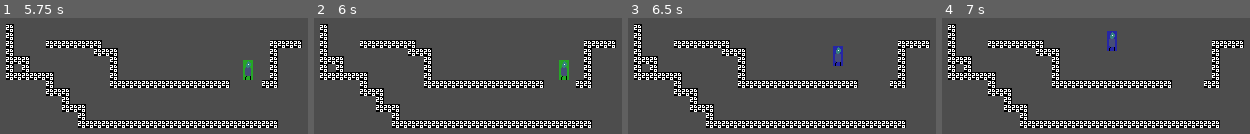
Above: before the commit, frames 1-4 (left to right).
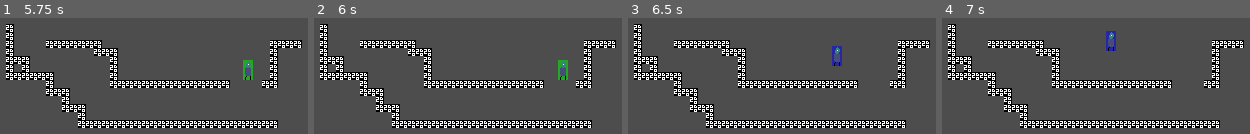
Above: after the commit, the same moments.

Repository: ehj37/Godot-Wild-Jam-90
Game: Godot game, scene res://scenes/main.tscn
Two runs of this game, one before a commit and one after it. Both use one fixed random seed, a clock stepped at 60 frames per second and the inputs below.
Inputs:
- Up to frame 1 (5.75 s): hold D (move_right) 0.53-2.03 s; tap Space (jump) at 0.77, 1.52, 3.02, 3.77, 4.52 s; hold A (move_left) 2.03-2.78 s; hold D (move_right) 2.78-4.28 s; hold A (move_left) 4.28-5.03 s; hold D (move_right) from 5.03 s (still down)
- Up to frame 2 (6 s): release D (move_right) at 5.78 s; hold A (move_left) from 5.78 s (still down)
- Up to frame 3 (6.5 s): keep holding A (move_left); tap Space (jump) at 6.02 s
- Up to frame 4 (7 s): keep holding A (move_left); tap Space (jump) at 6.77 s

Frame 1 is identical in both runs. In frame 2, 0.3% of the frame differs, in the area x 79-83%, y 36-54%; in frame 3, 0.3%; in frame 4, 0.3%.

Commit message:
Allow slight mid-air strafing

Diff:
--- a/scenes/main.tscn
+++ b/scenes/main.tscn
@@ -4,7 +4,7 @@
 [ext_resource type="PackedScene" uid="uid://bsqtco2q1qevg" path="res://scenes/terrain/terrain.tscn" id="2_0wfyh"]
 
 [sub_resource type="RectangleShape2D" id="RectangleShape2D_0wfyh"]
-size = Vector2(31, 8)
+size = Vector2(32, 8)
 
 [sub_resource type="RectangleShape2D" id="RectangleShape2D_sugp2"]
 size = Vector2(20, 88)
@@ -23,11 +23,11 @@
 collision_mask = 0
 
 [node name="CollisionShape2D" type="CollisionShape2D" parent="StaticBody2D" unique_id=1532753888]
-position = Vector2(10.5, 0)
+position = Vector2(11, 0)
 shape = SubResource("RectangleShape2D_0wfyh")
 
 [node name="LadderTest" type="StaticBody2D" parent="." unique_id=1213299332]
-position = Vector2(202, 75)
+position = Vector2(224, 75)
 collision_layer = 32
 collision_mask = 0
 
--- a/scenes/player/player.gd
+++ b/scenes/player/player.gd
@@ -5,7 +5,7 @@
 const GRAVITY: float = 900.0
 const MOVE_ACCELERATION: float = 500.0
 const MOVE_DECELERATION: float = 700.0
-const MAX_MOVE_SPEED: float = 100.0
+const MAX_MOVE_SPEED: float = 80.0
 const INITIAL_JUMP_SPEED: float = -225.0
 const MOVE_LEFT: String = "move_left"
 const MOVE_RIGHT: String = "move_right"
--- a/scenes/player/state/airborne.gd
+++ b/scenes/player/state/airborne.gd
@@ -2,6 +2,7 @@
 
 const AIRBORNE_COLOR: Color = Color.BLUE
 const GRAVITY: float = 900.0
+const AIRBORNE_MOVE_ACCELERATION: float = 150.0
 const INITIAL_JUMP_SPEED: float = -225.0
 const MIN_DIRECTIONAL_JUMP_SPEED_X: float = 0.75 * Player.MAX_MOVE_SPEED
 
@@ -21,7 +22,17 @@
 		if Input.is_action_just_pressed("jump"):
 			_state_machine.transition_to("PrePlummet")
 
+		# Only change x component of velocity if there's player input.
+		var input_direction: Vector2 = _player.get_input_direction()
+		if !input_direction.is_zero_approx():
+			_velocity_x = move_toward(
+				_velocity_x,
+				input_direction.x * Player.MAX_MOVE_SPEED,
+				delta * AIRBORNE_MOVE_ACCELERATION
+			)
+
 		_player.velocity.x = _velocity_x
+
 		_player.velocity.y += Player.GRAVITY * delta
 		return
 
--- a/scenes/player/state/run.gd
+++ b/scenes/player/state/run.gd
@@ -3,7 +3,6 @@
 const RUN_COLOR: Color = Color.GREEN
 const NON_PIVOT_MOVE_ACCELERATION: float = 650.0
 const PIVOT_MOVE_ACCELERATION: float = 1200.0
-const MAX_MOVE_SPEED: float = 80.0
 
 
 func physics_update(delta: float) -> void:
@@ -29,7 +28,7 @@
 			move_acceleration = PIVOT_MOVE_ACCELERATION
 
 		_player.velocity.x = move_toward(
-			_player.velocity.x, input_direction.x * MAX_MOVE_SPEED, delta * move_acceleration
+			_player.velocity.x, input_direction.x * Player.MAX_MOVE_SPEED, delta * move_acceleration
 		)
 
 	if Input.is_action_just_pressed("jump"):
